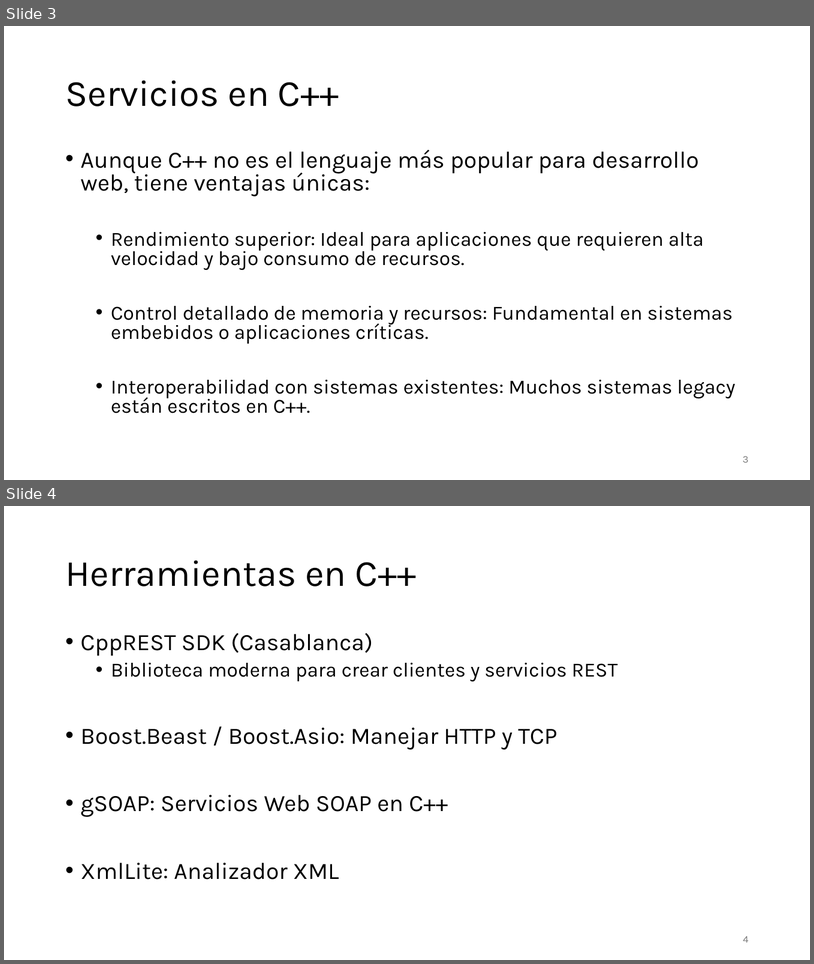
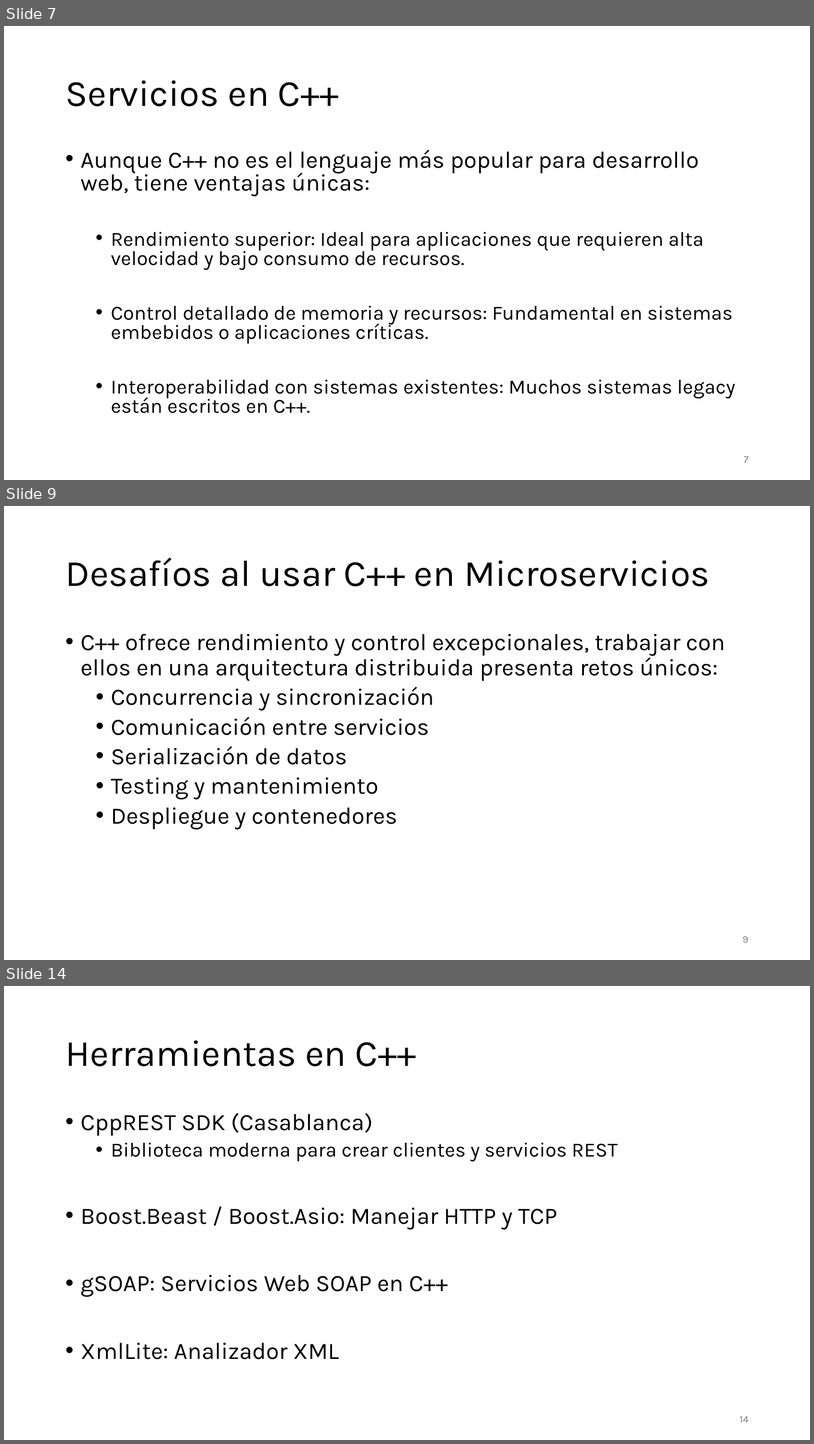
Before and after one commit to aldebarran22/CURSO_CPP_SERVICIOS_30H, a slide deck: doc/1_Introduccion a los servicios Web en Cpp.pptx. Shown one above the other, each under a label of ours: slides 3 and 4 before the commit, slides 7, 9 and 14 after it; the slides between them are not shown. The pictures are 814x964 and 814x1444 pixels, drawn with LibreOffice and Linux fonts; fonts in the diff are those of the drawing. Boxes give left, top, right and bottom in pixels: in the first picture for what was removed or moved away, otherwise in the second. Text is boxed around its words. In the diff, an @@ line names an element or a change of style, - is before the commit and + after.

```diff
--- a/doc/1_Introduccion a los servicios Web en Cpp.pptx
+++ b/doc/1_Introduccion a los servicios Web en Cpp.pptx
@@ slide 9 added at [4, 506, 810, 960], background #FFFFFF @@
@@ title added at [65, 558, 710, 586], 44 pt, text #000000 @@
+Desafíos al usar C++ en Microservicios
@@ text added at [81, 634, 725, 829], 28 pt, text #000000 @@
+• C++ ofrece rendimiento y control excepcionales, trabajar con ellos en una arquitectura distribuida presenta retos únicos:
+  • Concurrencia y sincronización
+  • Comunicación entre servicios
+  • Serialización de datos
+  • Testing y mantenimiento
+  • Despliegue y contenedores
@@ page number added at [743, 936, 749, 942], 12 pt, text #797979 @@
+9
@@ what was slide 3 is now slide 7 @@
@@ page number at [744, 456, 749, 462]: text changed @@
-3
+7
@@ what was slide 4 is now slide 14 @@
@@ page number at [740, 1416, 749, 1422]: text changed @@
-4
+14
```
Also in this commit, not shown: 17 other slides added, 44 other files.
